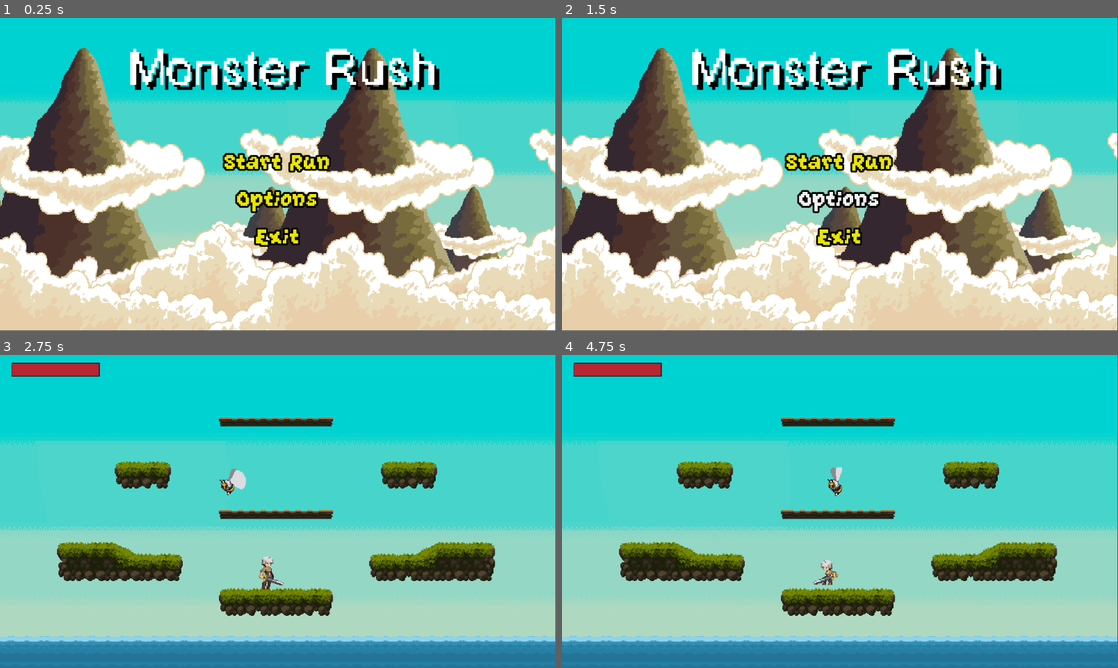
Above: before the commit, frames 1-4 (two rows, left to right).
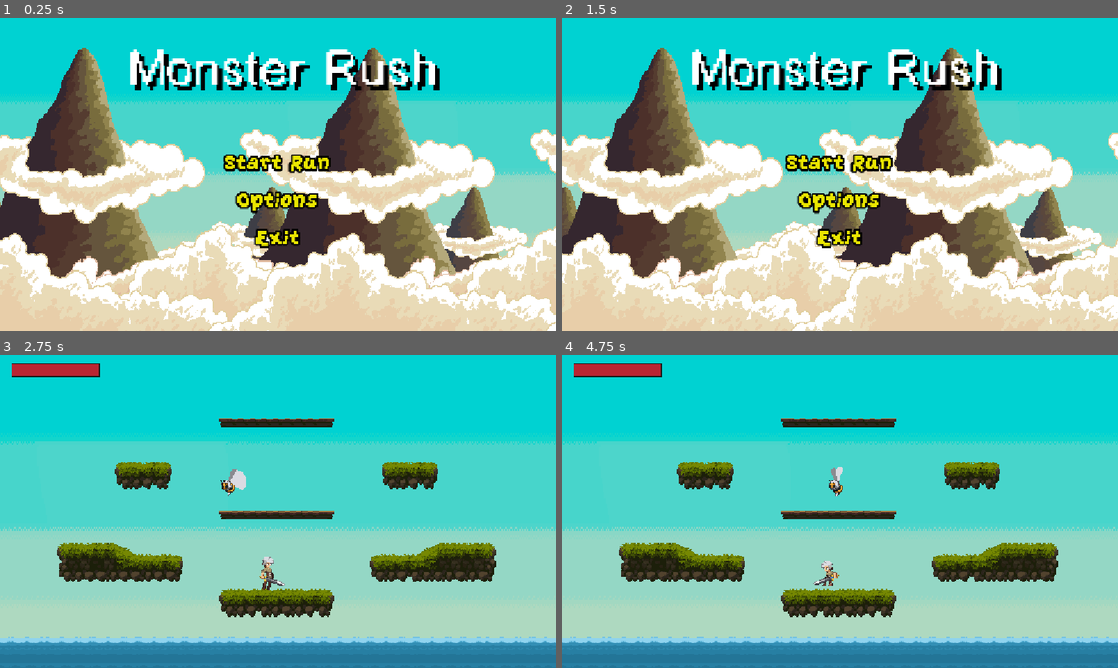
Above: after the commit, the same moments.

Repository: NielsVanheertum-BA/EindprojectProjectManagement
Game: Godot game, scene res://Scenes/MainMenu.tscn
The game is run twice, just before and just after one commit, with the same random seed, the same clock (stepped at 60 frames per second) and the same inputs.
Inputs (mouse positions are in pixels of both pictures, inside the frame that each line leads up to):
- Up to frame 1 (0.25 s): no input
- Up to frame 2 (1.5 s): click "Options" at 0.5 s; click (1045, 49) at 1.25 s, where only the run after the commit has a clickable "X"
- Up to frame 3 (2.75 s): click "Start Run" at 2 s
- Up to frame 4 (4.75 s): hold D (right) 2.78-4.28 s; tap Space (jump) at 3.02, 3.77 s; hold A (left) from 4.28 s (still down)
In our replay, the window is 799x449 before the commit and 800x450 after it. These sizes can differ from the game's own. Grey fills any space a smaller window leaves; there, only what the larger window draws over its background counts as a difference.

The runs differ from the first frame. In frame 1, 7.4% of the frame differs, in the area x 0-100%, y 0-100%; in frame 2, 7.6%; in frame 3, 4.3%; in frame 4, 4.3%.

Commit message:
Goed deel van options gemaak

Diff:
--- a/eindproject/Scenes/MainMenu.tscn
+++ b/eindproject/Scenes/MainMenu.tscn
@@ -1,9 +1,12 @@
-[gd_scene load_steps=17 format=3 uid="uid://gtrv8sncgha3"]
+[gd_scene load_steps=24 format=3 uid="uid://gtrv8sncgha3"]
 
 [ext_resource type="Script" uid="uid://dppg6rvsnysxl" path="res://Scenes/main_menu.gd" id="1_8saeu"]
 [ext_resource type="FontFile" uid="uid://coqjem14k2a1a" path="res://Assets/Menu Assets/bitcre.ttf" id="1_tt5f1"]
 [ext_resource type="PackedScene" uid="uid://dtiwstgtu7qi8" path="res://Scenes/backgroundMainMenu.tscn" id="2_ghw46"]
 [ext_resource type="FontFile" uid="uid://dq2hat0v08am4" path="res://Assets/Menu Assets/GrapeSoda.ttf" id="3_ghw46"]
+[ext_resource type="AudioStream" uid="uid://fgqy3e7ouwll" path="res://Assets/Audio/ElevatorMusic.wav" id="5_df05h"]
+[ext_resource type="Script" uid="uid://bltwmlhbkw7p7" path="res://Scenes/music.gd" id="6_8um5k"]
+[ext_resource type="Script" uid="uid://w3hv0fn1hgu4" path="res://Scenes/screen_type.gd" id="7_xim88"]
 
 [sub_resource type="StyleBoxEmpty" id="StyleBoxEmpty_df05h"]
 
@@ -28,6 +31,24 @@
 [sub_resource type="StyleBoxEmpty" id="StyleBoxEmpty_7467j"]
 
 [sub_resource type="StyleBoxEmpty" id="StyleBoxEmpty_2x1g0"]
+
+[sub_resource type="StyleBoxFlat" id="StyleBoxFlat_ghw46"]
+bg_color = Color(0.8851836, 0.88375986, 0.7570062, 1)
+border_width_left = 5
+border_width_top = 5
+border_width_right = 5
+border_width_bottom = 5
+border_color = Color(0.58336383, 0.42653626, 0.17271137, 1)
+
+[sub_resource type="StyleBoxLine" id="StyleBoxLine_8um5k"]
+color = Color(1, 1, 1, 1)
+thickness = 8
+
+[sub_resource type="StyleBoxLine" id="StyleBoxLine_xim88"]
+color = Color(0, 0.18371174, 0.9999891, 1)
+thickness = 8
+
+[sub_resource type="StyleBoxEmpty" id="StyleBoxEmpty_riqfo"]
 
 [node name="MainMenu" type="Control"]
 layout_mode = 3
@@ -38,6 +59,11 @@
 grow_vertical = 2
 script = ExtResource("1_8saeu")
 
+[node name="AudioStreamPlayer2D" type="AudioStreamPlayer2D" parent="."]
+stream = ExtResource("5_df05h")
+autoplay = true
+bus = &"Music"
+
 [node name="Background" parent="." instance=ExtResource("2_ghw46")]
 position = Vector2(317, -19)
 
@@ -50,7 +76,7 @@
 grow_vertical = 2
 theme_override_styles/panel = SubResource("StyleBoxEmpty_df05h")
 
-[node name="Label" type="Label" parent="."]
+[node name="Title" type="Label" parent="."]
 layout_mode = 1
 anchors_preset = 8
 anchor_left = 0.5
@@ -70,7 +96,7 @@
 theme_override_font_sizes/font_size = 100
 text = "Monster Rush"
 
-[node name="VBoxContainer" type="VBoxContainer" parent="."]
+[node name="Main Buttons" type="VBoxContainer" parent="."]
 layout_mode = 1
 anchors_preset = 8
 anchor_left = 0.5
@@ -85,7 +111,7 @@
 grow_vertical = 2
 theme_override_constants/separation = 14
 
-[node name="Start" type="Button" parent="VBoxContainer"]
+[node name="Start" type="Button" parent="Main Buttons"]
 layout_mode = 2
 size_flags_vertical = 3
 theme_override_colors/font_color = Color(0.9185448, 0.9029508, 2.3102762e-06, 1)
@@ -110,7 +136,7 @@
 text = "Start Run
 "
 
-[node name="Options" type="Button" parent="VBoxContainer"]
+[node name="Options" type="Button" parent="Main Buttons"]
 layout_mode = 2
 size_flags_vertical = 3
 theme_override_colors/font_color = Color(0.9185448, 0.9029508, 2.3102762e-06, 1)
@@ -134,7 +160,7 @@
 theme_override_styles/focus = SubResource("StyleBoxEmpty_2x1g0")
 text = "Options"
 
-[node name="Exit" type="Button" parent="VBoxContainer"]
+[node name="Exit" type="Button" parent="Main Buttons"]
 layout_mode = 2
 size_flags_vertical = 3
 theme_override_colors/font_color = Color(0.9185448, 0.9029508, 2.3102762e-06, 1)
@@ -159,6 +185,162 @@
 text = "Exit
 "
 
-[connection signal="pressed" from="VBoxContainer/Start" to="." method="_on_start_pressed"]
-[connection signal="pressed" from="VBoxContainer/Options" to="." method="_on_options_pressed"]
-[connection signal="pressed" from="VBoxContainer/Exit" to="." method="_on_exit_pressed"]
+[node name="Options Panel" type="Panel" parent="."]
+layout_mode = 1
+anchors_preset = 8
+anchor_left = 0.5
+anchor_top = 0.5
+anchor_right = 0.5
+anchor_bottom = 0.5
+offset_left = -471.375
+offset_top = -307.28125
+offset_right = 471.375
+offset_bottom = 307.28125
+grow_horizontal = 2
+grow_vertical = 2
+theme_override_styles/panel = SubResource("StyleBoxFlat_ghw46")
+
+[node name="Options" type="Label" parent="Options Panel"]
+layout_mode = 1
+anchors_preset = 5
+anchor_left = 0.5
+anchor_right = 0.5
+offset_left = -176.0
+offset_top = 11.28125
+offset_right = 180.0
+offset_bottom = 111.28125
+grow_horizontal = 2
+theme_override_colors/font_shadow_color = Color(0, 0, 0, 1)
+theme_override_constants/shadow_offset_x = 10
+theme_override_constants/shadow_offset_y = 10
+theme_override_fonts/font = ExtResource("1_tt5f1")
+theme_override_font_sizes/font_size = 100
+text = "Options"
+
+[node name="Close" type="Button" parent="Options Panel"]
+layout_mode = 0
+offset_left = 825.375
+offset_top = 0.28125
+offset_right = 974.75
+offset_bottom = 97.5625
+size_flags_vertical = 3
+theme_override_colors/font_color = Color(0.82160705, 0.1560544, 0.31439844, 1)
+theme_override_colors/font_pressed_color = Color(0.7099704, 0.1722551, 0.24244675, 1)
+theme_override_colors/font_hover_color = Color(1, 0.21176471, 0.5058824, 1)
+theme_override_colors/font_hover_pressed_color = Color(1, 1, 1, 1)
+theme_override_colors/font_outline_color = Color(0, 0, 0, 1)
+theme_override_constants/outline_size = 15
+theme_override_fonts/font = ExtResource("3_ghw46")
+theme_override_font_sizes/font_size = 93
+theme_override_styles/normal = SubResource("StyleBoxEmpty_8um5k")
+theme_override_styles/normal_mirrored = SubResource("StyleBoxEmpty_xim88")
+theme_override_styles/pressed = SubResource("StyleBoxEmpty_koqhg")
+theme_override_styles/pressed_mirrored = SubResource("StyleBoxEmpty_cmrfp")
+theme_override_styles/hover = SubResource("StyleBoxEmpty_loo7a")
+theme_override_styles/hover_mirrored = SubResource("StyleBoxEmpty_if7li")
+theme_override_styles/hover_pressed = SubResource("StyleBoxEmpty_rrcx7")
+theme_override_styles/hover_pressed_mirrored = SubResource("StyleBoxEmpty_fh7cp")
+theme_override_styles/disabled = SubResource("StyleBoxEmpty_8e205")
+theme_override_styles/disabled_mirrored = SubResource("StyleBoxEmpty_7467j")
+theme_override_styles/focus = SubResource("StyleBoxEmpty_2x1g0")
+text = "X
+"
+
+[node name="MusicS" type="HSlider" parent="Options Panel"]
+layout_mode = 0
+offset_left = 395.375
+offset_top = 171.28125
+offset_right = 870.375
+offset_bottom = 278.28125
+theme_override_constants/center_grabber = 0
+theme_override_constants/grabber_offset = 0
+theme_override_constants/tick_offset = 0
+theme_override_styles/slider = SubResource("StyleBoxLine_8um5k")
+theme_override_styles/grabber_area = SubResource("StyleBoxLine_xim88")
+theme_override_styles/grabber_area_highlight = SubResource("StyleBoxLine_xim88")
+max_value = 1.0
+step = 0.05
+value = 1.0
+script = ExtResource("6_8um5k")
+audio_bus_name = "Music"
+
+[node name="MusicT" type="Label" parent="Options Panel"]
+layout_mode = 0
+offset_left = 68.375
+offset_top = 199.28125
+offset_right = 334.375
+offset_bottom = 250.28125
+theme_override_colors/font_color = Color(0.91764706, 0.9019608, 0, 1)
+theme_override_colors/font_outline_color = Color(0, 0, 0, 1)
+theme_override_constants/outline_size = 13
+theme_override_fonts/font = ExtResource("3_ghw46")
+theme_override_font_sizes/font_size = 50
+text = "Music Volume"
+
+[node name="SFXS" type="HSlider" parent="Options Panel"]
+layout_mode = 0
+offset_left = 394.375
+offset_top = 237.28125
+offset_right = 874.375
+offset_bottom = 344.28125
+theme_override_constants/center_grabber = 0
+theme_override_constants/grabber_offset = 0
+theme_override_constants/tick_offset = 0
+theme_override_styles/slider = SubResource("StyleBoxLine_8um5k")
+theme_override_styles/grabber_area = SubResource("StyleBoxLine_xim88")
+theme_override_styles/grabber_area_highlight = SubResource("StyleBoxLine_xim88")
+max_value = 1.0
+step = 0.05
+value = 1.0
+script = ExtResource("6_8um5k")
+audio_bus_name = "SFX"
+
+[node name="SFXT" type="Label" parent="Options Panel"]
+layout_mode = 0
+offset_left = 82.375
+offset_top = 262.28125
+offset_right = 348.375
+offset_bottom = 313.28125
+theme_override_colors/font_color = Color(0.91764706, 0.9019608, 0, 1)
+theme_override_colors/font_outline_color = Color(0, 0, 0, 1)
+theme_override_constants/outline_size = 13
+theme_override_fonts/font = ExtResource("3_ghw46")
+theme_override_font_sizes/font_size = 50
+text = "SFX Volume"
+
+[node name="ScreenType" type="CheckButton" parent="Options Panel"]
+layout_mode = 0
+offset_left = 81.375
+offset_top = 325.28125
+offset_right = 446.375
+offset_bottom = 384.28125
+theme_override_colors/font_color = Color(0.91764706, 0.9019608, 0, 1)
+theme_override_colors/font_focus_color = Color(0.91764706, 0.9019608, 0, 1)
+theme_override_colors/font_pressed_color = Color(0.91764706, 0.9019608, 0, 1)
+theme_override_colors/font_hover_color = Color(0.91764706, 0.9019608, 0, 1)
+theme_override_colors/font_hover_pressed_color = Color(0.91764706, 0.9019608, 0, 1)
+theme_override_colors/font_disabled_color = Color(0.91764706, 0.9019608, 0, 1)
+theme_override_colors/font_outline_color = Color(0, 0, 0, 1)
+theme_override_colors/icon_normal_color = Color(1, 1, 1, 1)
+theme_override_colors/icon_focus_color = Color(1, 1, 1, 1)
+theme_override_colors/icon_pressed_color = Color(1, 1, 1, 1)
+theme_override_colors/icon_hover_color = Color(0.89492244, 0.89492244, 0.8949224, 1)
+theme_override_colors/icon_hover_pressed_color = Color(1, 1, 1, 1)
+theme_override_colors/icon_disabled_color = Color(0, 0, 0, 0.4)
+theme_override_constants/outline_size = 13
+theme_override_fonts/font = ExtResource("3_ghw46")
+theme_override_font_sizes/font_size = 50
+theme_override_styles/focus = SubResource("StyleBoxEmpty_riqfo")
+theme_override_colors/button_checked_color = Color(1, 1, 1, 1)
+theme_override_colors/button_unchecked_color = Color(1, 1, 1, 1)
+button_pressed = true
+text = "Windowed"
+script = ExtResource("7_xim88")
+
+[connection signal="pressed" from="Main Buttons/Start" to="." method="_on_start_pressed"]
+[connection signal="pressed" from="Main Buttons/Options" to="." method="_on_options_pressed"]
+[connection signal="pressed" from="Main Buttons/Exit" to="." method="_on_exit_pressed"]
+[connection signal="pressed" from="Options Panel/Close" to="." method="_on_close_pressed"]
+[connection signal="value_changed" from="Options Panel/MusicS" to="Options Panel/MusicS" method="_on_value_changed"]
+[connection signal="value_changed" from="Options Panel/SFXS" to="Options Panel/SFXS" method="_on_value_changed"]
+[connection signal="toggled" from="Options Panel/ScreenType" to="Options Panel/ScreenType" method="_on_toggled"]
--- a/eindproject/Scenes/main_menu.gd
+++ b/eindproject/Scenes/main_menu.gd
@@ -1,8 +1,12 @@
 extends Control
+@onready var options_panel: Panel = $"Options Panel"
+@onready var main_buttons: VBoxContainer = $"Main Buttons"
+@onready var title: Label = $Title
 
 
 # Called when the node enters the scene tree for the first time.
 func _ready() -> void:
+	options_panel.hide()
 	Engine.time_scale = 1
 
 # Called every frame. 'delta' is the elapsed time since the previous frame.
@@ -12,7 +16,14 @@
 func _on_start_pressed() -> void:
 	get_tree().change_scene_to_file("res://Scenes/game.tscn")
 func _on_options_pressed() -> void:
-	pass # Replace with function body.
+	options_panel.show()
+	main_buttons.hide()
+	title.hide()
 
 func _on_exit_pressed() -> void:
 	get_tree().quit()
+
+func _on_close_pressed() -> void:
+	options_panel.hide()
+	main_buttons.show()
+	title.show()
--- /dev/null
+++ b/eindproject/Scenes/music.gd
@@ -0,0 +1,15 @@
+extends HSlider
+
+@export var audio_bus_name: String
+
+var audio_bus_id
+
+func _ready() -> void:
+	audio_bus_id = AudioServer.get_bus_index(audio_bus_name)
+
+func _process(delta: float) -> void:
+	pass
+
+func _on_value_changed(value: float) -> void:
+	var db = linear_to_db(value)
+	AudioServer.set_bus_volume_db(audio_bus_id, db)
--- /dev/null
+++ b/eindproject/Scenes/screen_type.gd
@@ -0,0 +1,11 @@
+extends CheckButton
+@onready var screen_type: CheckButton = $"."
+
+
+func _on_toggled(toggled_on: bool) -> void:
+	if toggled_on:
+		DisplayServer.window_set_mode(DisplayServer.WINDOW_MODE_WINDOWED)
+		screen_type.text = "Windowed"
+	else:
+		DisplayServer.window_set_mode(DisplayServer.WINDOW_MODE_EXCLUSIVE_FULLSCREEN)
+		screen_type.text = "Fullscreen"
--- /dev/null
+++ b/eindproject/default_bus_layout.tres
@@ -0,0 +1,15 @@
+[gd_resource type="AudioBusLayout" format=3 uid="uid://dqx8tg8dwr463"]
+
+[resource]
+bus/1/name = &"Music"
+bus/1/solo = false
+bus/1/mute = false
+bus/1/bypass_fx = false
+bus/1/volume_db = 0.0
+bus/1/send = &"Master"
+bus/2/name = &"SFX"
+bus/2/solo = false
+bus/2/mute = false
+bus/2/bypass_fx = false
+bus/2/volume_db = 0.0
+bus/2/send = &"Master"
--- a/eindproject/project.godot
+++ b/eindproject/project.godot
@@ -18,6 +18,10 @@
 [autoload]
 
 GlobalVariables="*res://GlobalVariables.gd"
+
+[display]
+
+window/stretch/mode="canvas_items"
 
 [input]
 
Not shown, added: eindproject/Assets/Audio/ElevatorMusic.wav.import
Not shown, added: eindproject/Scenes/music.gd.uid
Not shown, added: eindproject/Scenes/screen_type.gd.uid
Not shown, added: eindproject/Assets/Audio/ElevatorMusic.wav
